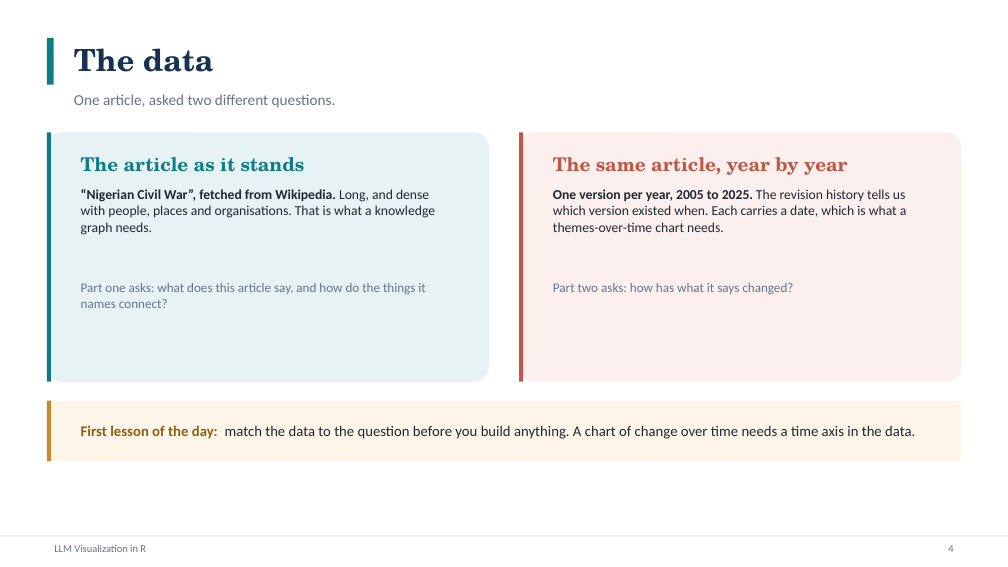
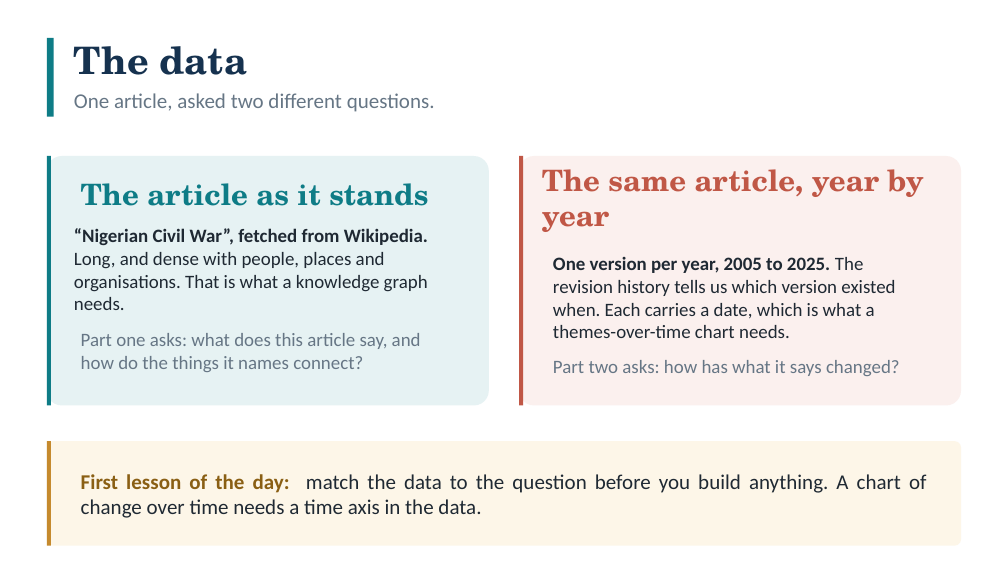
Before and after one commit to smalljosephd/SICSS-Nigeria-2026_LLM_Viz_R, a slide deck: slide 4 of slides/SICSS_LLM_Visualization_Session.pptx. Drawn at 1008x567 pixels with LibreOffice and Linux fonts; fonts in the diff are those of the drawing. Boxes give left, top, right and bottom in pixels: in the first picture for what was removed or moved away, otherwise in the second. Text is boxed around its words. In the diff, an @@ line names an element or a change of style, - is before the commit and + after.

```diff
--- a/slides/SICSS_LLM_Visualization_Session.pptx
+++ b/slides/SICSS_LLM_Visualization_Session.pptx
@@ rectangle resized from (x1=47, y1=38, x2=54, y2=85) to (x1=47, y1=38, x2=54, y2=116) @@
@@ text "The data" at (x1=74, y1=46, x2=248, y2=75): size 29 to 36 pt @@
@@ text "One article, asked two different ..." at (x1=74, y1=93, x2=435, y2=112): size 14.5 to 20 pt @@
@@ text "The article as it stands" moved from (x1=81, y1=157, x2=305, y2=172) to (x1=81, y1=183, x2=428, y2=206) @@
@@ text "The article as it stands" at (x1=81, y1=183, x2=428, y2=206): size 18 to 28 pt @@
@@ 2 rounded rectangles, 2 rectangles moved together from (x1=47, y1=132, x2=962, y2=382) to (x1=47, y1=156, x2=962, y2=405) @@
@@ text "The same article, year by ..." at (x1=542, y1=169, x2=923, y2=232): size 18 to 28 pt @@
@@ text "The same article, year by ..." moved from (x1=553, y1=157, x2=847, y2=175) to (x1=542, y1=169, x2=923, y2=232) @@
@@ text "“Nigerian Civil War”, fetched from ..." moved from (x1=81, y1=189, x2=435, y2=235) to (x1=74, y1=228, x2=428, y2=310) @@
@@ text "“Nigerian Civil War”, fetched from ..." at (x1=74, y1=228, x2=428, y2=310): size 13 to 18 pt @@
@@ text "One version per year, 2005 ..." at (x1=553, y1=257, x2=895, y2=338): size 13 to 18 pt @@
@@ text "One version per year, 2005 ..." moved from (x1=553, y1=189, x2=907, y2=232) to (x1=553, y1=257, x2=895, y2=338) @@
@@ text "Part one asks: what does ..." moved from (x1=81, y1=283, x2=425, y2=308) to (x1=81, y1=333, x2=421, y2=372) @@
@@ text "Part one asks: what does ..." at (x1=81, y1=333, x2=421, y2=372): size 12.5 to 18 pt @@
@@ text "Part two asks: how has ..." at (x1=553, y1=360, x2=900, y2=376): size 12.5 to 18 pt @@
@@ text "Part two asks: how has ..." moved from (x1=553, y1=283, x2=793, y2=294) to (x1=553, y1=360, x2=900, y2=376) @@
@@ rounded rectangle resized from (x1=47, y1=401, x2=961, y2=461) to (x1=47, y1=442, x2=961, y2=546) @@
@@ rectangle resized from (x1=47, y1=401, x2=51, y2=461) to (x1=47, y1=442, x2=51, y2=546) @@
@@ text "First lesson of the day: ..." moved from (x1=81, y1=425, x2=915, y2=439) to (x1=81, y1=474, x2=927, y2=518) @@
@@ text "First lesson of the day: ..." at (x1=81, y1=474, x2=927, y2=518): size 14 to 20 pt; alignment left to justified @@
@@ rectangle removed at (x1=0, y1=535, x2=1008, y2=537) @@
@@ text removed at (x1=54, y1=544, x2=146, y2=552) @@
-LLM Visualization in R
@@ text removed at (x1=948, y1=545, x2=953, y2=552) @@
-4
```
Also in this commit, not shown: 23 other slides changed, 3 other files.
